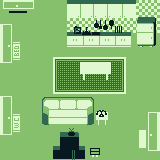
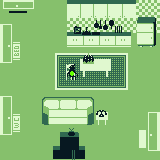
Two versions of the same layered image (160px x 160px). Layer-by-layer changes:
added layer "레이어 21" above "레이어 20" over [83, 53, 94, 64]
hid "Layer 10", painted on it over [90, 148, 100, 157]
hid "레이어 19", moved it out of group "그룹 3", painted on it over [53, 57, 126, 94]
painted on "레이어 17" over [80, 59, 111, 80]
added layer "harold" in group "그룹 3" over [67, 64, 78, 80]
added layer "레이어 22" in group "그룹 3" over [66, 64, 75, 80]
painted on "Layer 8" over [55, 53, 128, 90]
removed layer "Layer 6" from group "그룹 3" over [59, 62, 120, 89]
